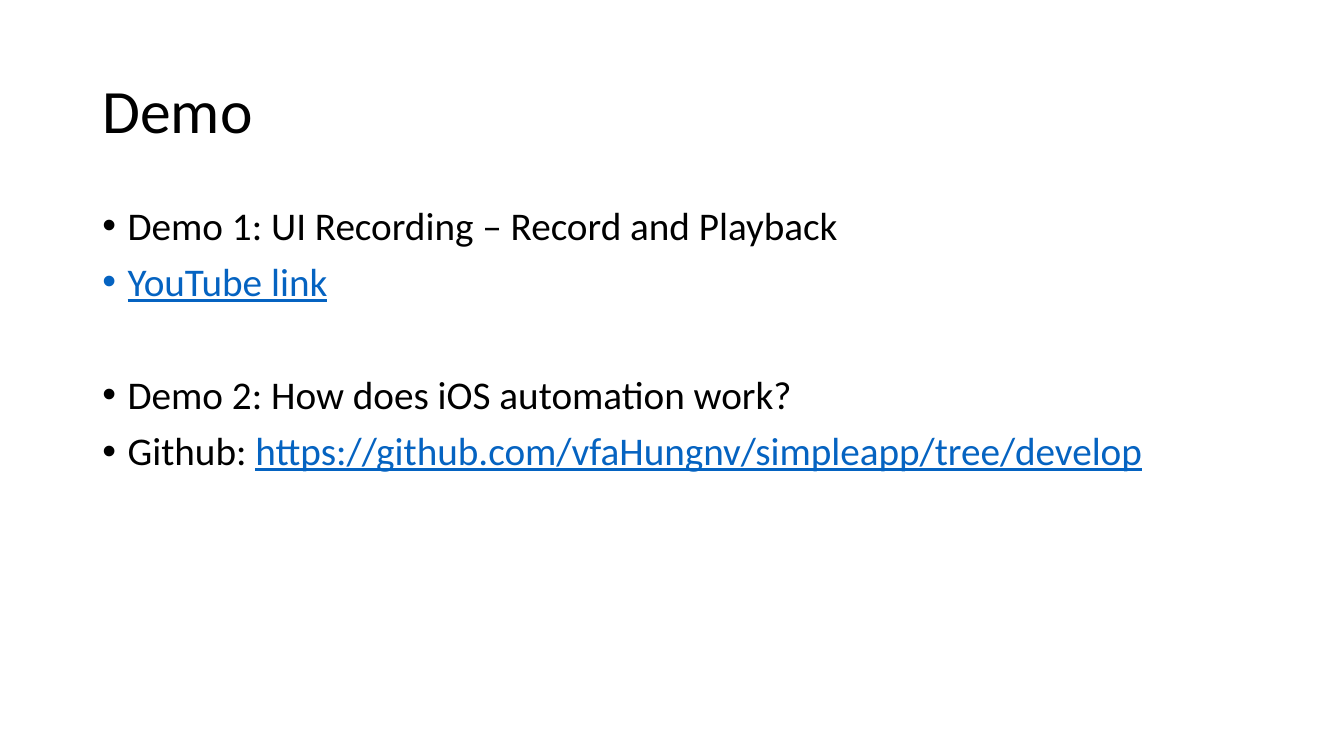
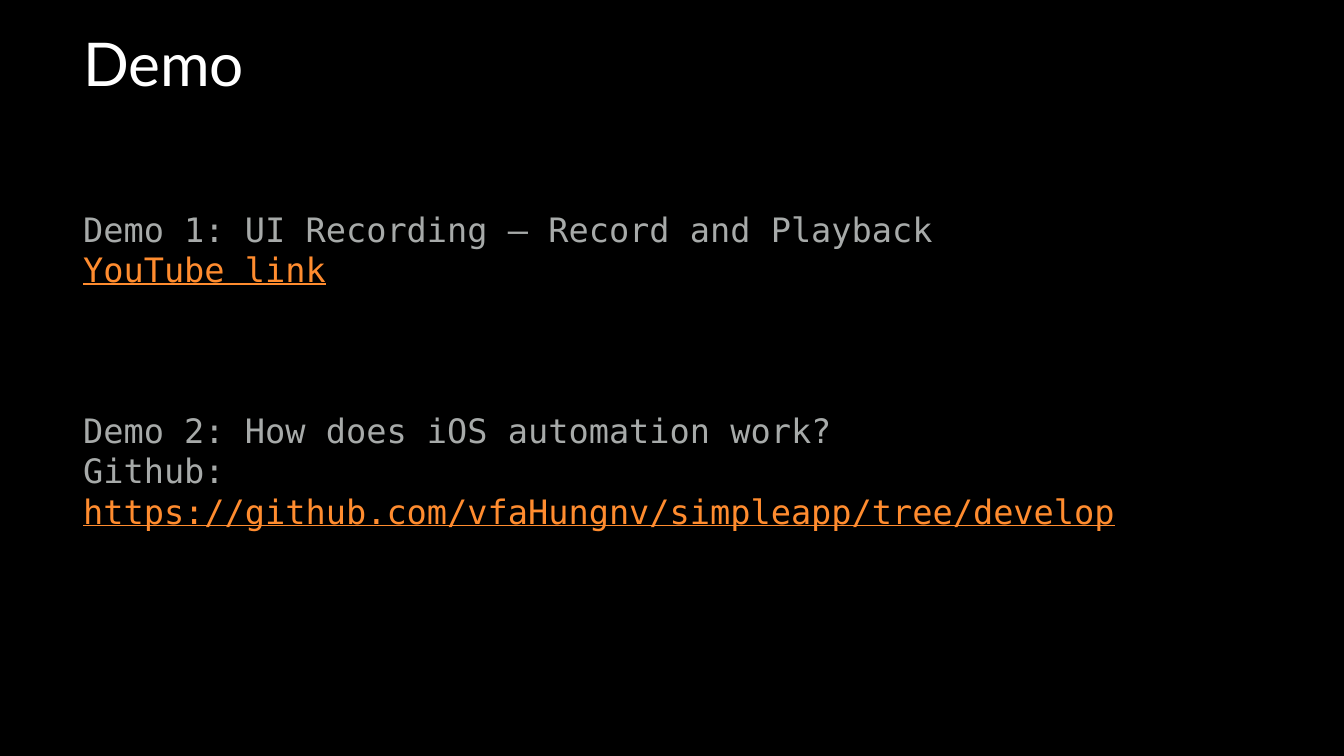
Before and after one commit to vfa-cancc/simpleapp, a slide deck: slide 20 of document/VFA-iOS-testing.pptx (slide 10 before the commit). Drawn at 1344x756 pixels with LibreOffice and Linux fonts; fonts in the diff are those of the drawing. Boxes give left, top, right and bottom in pixels: in the first picture for what was removed or moved away, otherwise in the second. Text is boxed around its words. In the diff, an @@ line names an element or a change of style, - is before the commit and + after.

```diff
--- a/document/VFA-iOS-testing.pptx
+++ b/document/VFA-iOS-testing.pptx
@@ freeform shape added at (0,0,1344,756), fill #000000 @@
@@ title "Demo": place and size @@
-title "Demo" at (102,93,252,134)
+title "Demo" at (83,42,244,87)
@@ title "Demo" at (83,42,244,87): size 44 to 43.1 pt, font Calibri to Lato, text colour #000000 to #FFFFFF; line spacing 0.9 to 1; vertical alignment middle to top @@
@@ text "Demo 1: UI Recording – ...": place and size @@
-text "Demo 1: UI Recording – ..." at (128,212,1141,472)
+text "Demo 1: UI Recording – ..." at (83,216,1114,531)
@@ text "Demo 1: UI Recording – ..." at (83,216,1114,531): size 28 to 24 pt, font Calibri to DejaVu Sans Mono; text colour #000000 to #A7AAA9 in "Demo 1: UI Recording – Record and ...", "Demo 2: How does iOS automation work?", "Github:"; text colour #0563C1 to #FF8C2F in "YouTube link", "https://github.com/vfaHungnv/simpleapp/tree/develop"; bullet • to none; line spacing 0.9 to 1; less space between paragraphs @@
```
Also in this commit, not shown: 14 other slides changed, 13 slides added, 1 slide removed, 1 other file.
